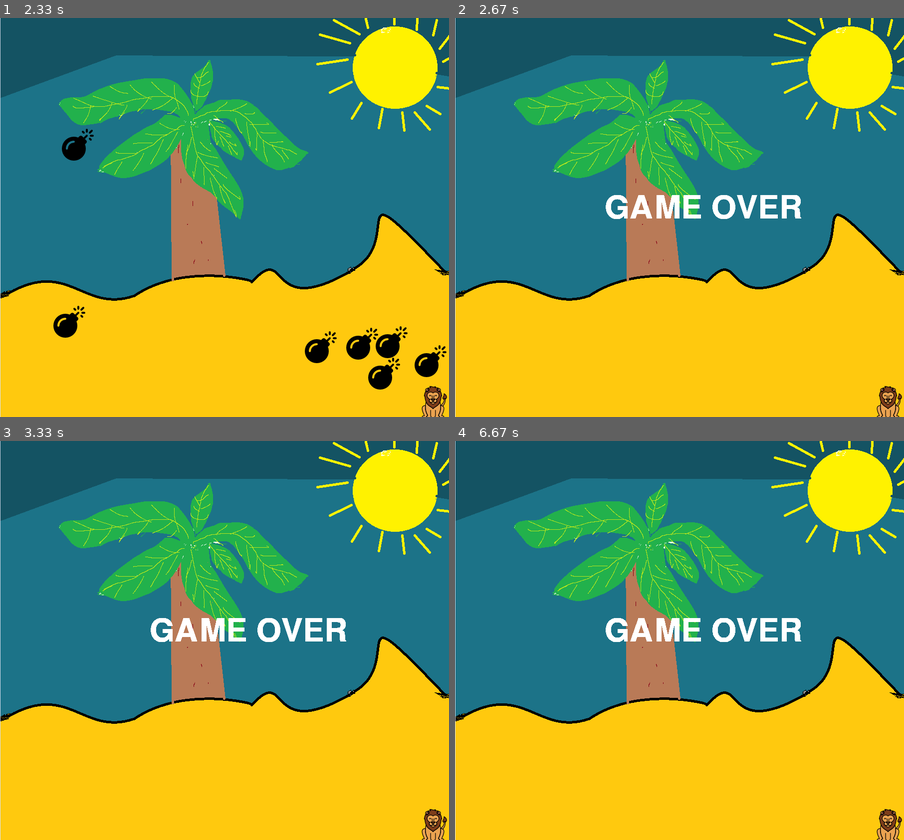
Above: before the commit, frames 1-4 (two rows, left to right).
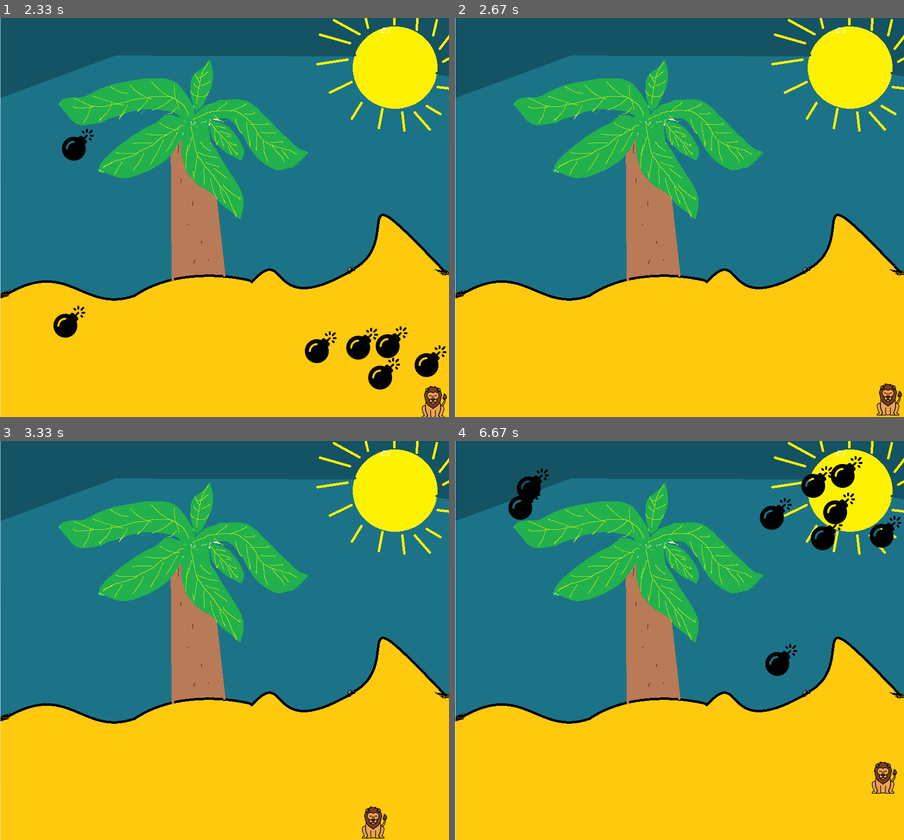
Above: after the commit, the same moments.

Repository: LiO12-user/pygame
Game: pygame game, started from main.py
Two runs of this game, one before a commit and one after it. Both use one fixed random seed, a clock stepped at 60 frames per second and the inputs below.
Inputs:
- Up to frame 1 (2.33 s): hold Right 0.33-0.8 s; hold Up 0.83-1.13 s; hold Right 1.17-1.63 s; hold Down 1.67-2.2 s; hold Down from 2.23 s (still down)
- Up to frame 2 (2.67 s): release Down at 2.53 s; tap Space at 2.57 s
- Up to frame 3 (3.33 s): hold Left 2.9-3.3 s
- Up to frame 4 (6.67 s): hold Up 3.33-3.7 s; hold Right 3.73-4.37 s; hold Down 4.4-4.77 s; hold Left 4.8-5.27 s; hold Right 5.3-5.77 s; hold Up 5.8-6.1 s; hold Right 6.13-6.6 s; hold Left from 6.63 s (still down)

Frame 1 is identical in both runs. In frame 2, 1.6% of the frame differs, in the area x 33-100%, y 44-100%; in frame 3, 2.0%; in frame 4, 4.5%, in the area x 11-100%, y 3-100%.

Commit message:
added again finc

Diff:
--- a/main.py
+++ b/main.py
@@ -42,6 +42,7 @@
 
 # font
 over_font = pygame.font.Font('freesansbold.ttf', 64)
+again_font = pygame.font.Font('freesansbold.ttf', 32)
 
 
 # initialize bombs into arrays
@@ -87,6 +88,10 @@
     over_text = over_font.render("GAME OVER", True, (255, 255, 255))
     screen.blit(over_text, (300, 350))
 
+# show a again text
+def show_game_again_text():
+    over_text = again_font.render("PRESS SPACE BUTTON", True, (255, 255, 255))
+    screen.blit(over_text, (300, 600))
 
 # make a differend get down speed
 speed = [1, 2, 4, 5, 10]
@@ -115,90 +120,107 @@
     bomb_x.append(random.randint(0, 900 - 64))
     bomb_img.append(pg.image.load('imgs/bomb.png'))
 
-# game loop
-
-n = num_of_bombs
-
-
-is_running = True
-while is_running:
-
-    # collision detection
-    for i in range(num_of_bombs):
-        if bomb_y[i] < img_pos_y and bomb_y[i] + 64 > img_pos_y and bomb_x[i] < img_pos_x and bomb_x[i] + 64 > img_pos_x or img_pos_y + 64 > bomb_y[i] and img_pos_y < bomb_y[i] + 64 and img_pos_x + 64 > bomb_x[i] and img_pos_x < bomb_x[i] + 64:
-            for j in range(num_of_bombs):
-                bomb_y[j] = -1000
-            mixer.music.stop()
-            is_running = False
-
-
-    screen.fill((0, 0, 0))
-
-    screen.blit(background_img, (0, 0))
-
-    for event in pg.event.get():
-        if event.type == pg.QUIT:
-            is_running == False
-
-        # player movement
-        if event.type == pg.KEYDOWN:
-            if event.key == pg.K_LEFT:
-                change_img_pos_x = -5
-            if event.key == pg.K_RIGHT:
-                change_img_pos_x = 5
-            if event.key == pg.K_UP:
-                change_img_pos_y = -5
-            if event.key == pg.K_DOWN:
-                change_img_pos_y = 5
-        if event.type == pg.KEYUP:
-            if event.type == pg.K_LEFT or pg.K_RIGHT:
-                change_img_pos_x = 0
-                change_img_pos_y = 0
-
-    if img_pos_x >= 836:
-        img_pos_x = 836
-
-    if img_pos_x <= 0:
-        img_pos_x = 0
-
-    if img_pos_y >= 733:
-        img_pos_y = 733
-
-    if img_pos_y <= 0:
-        img_pos_y = 0
-
-    img_pos_x += change_img_pos_x
-    img_pos_y += change_img_pos_y
-
-    # shows a lion
-    player()
-
-    # spawn a bombs
-    for i in range(num_of_bombs):
-        bomb(bomb_x, bomb_y, i)
-
-    # show bombs while not collision
-    for i in range(num_of_bombs):
-        if bomb_y[i] > 800 - 64:
-            bomb_y[i] = 0
-            bomb_x[i] = 0
-            bomb_x[i] = random.randint(0, 900 - 64)
-
-    counter += 1
-
-    if can_add:
-        if counter % 100 == 0:
-            num_of_bombs += 1
-            add_new_bomb()
-
-    if counter >= 400:
-        can_add = False
-
-    pg.display.update()
-
-
-# again
-again = False
-while again == False:
-    show_game_over_text()
-    pg.display.update()
+
+game_shut_down = False
+
+while not game_shut_down:
+    is_running = True
+    while is_running:
+
+        # collision detection
+        for i in range(num_of_bombs):
+            if bomb_y[i] < img_pos_y and bomb_y[i] + 63 > img_pos_y and bomb_x[i] < img_pos_x and bomb_x[
+                i] + 63 > img_pos_x or img_pos_y + 63 > bomb_y[i] and img_pos_y < bomb_y[i] + 63 and img_pos_x + 63 > \
+                    bomb_x[i] and img_pos_x < bomb_x[i] + 63:
+                for j in range(num_of_bombs):
+                    bomb_y[j] = -1000
+                mixer.music.stop()
+                is_running = False
+
+        screen.fill((0, 0, 0))
+
+        screen.blit(background_img, (0, 0))
+
+        for event in pg.event.get():
+            if event.type == pg.QUIT:
+                game_shut_down = True
+                is_running == False
+
+            # player movement
+            if event.type == pg.KEYDOWN:
+                if event.key == pg.K_LEFT:
+                    change_img_pos_x = -5
+                if event.key == pg.K_RIGHT:
+                    change_img_pos_x = 5
+                if event.key == pg.K_UP:
+                    change_img_pos_y = -5
+                if event.key == pg.K_DOWN:
+                    change_img_pos_y = 5
+            if event.type == pg.KEYUP:
+                if event.type == pg.K_LEFT or pg.K_RIGHT:
+                    change_img_pos_x = 0
+                    change_img_pos_y = 0
+
+        if img_pos_x >= 836:
+            img_pos_x = 836
+
+        if img_pos_x <= 0:
+            img_pos_x = 0
+
+        if img_pos_y >= 733:
+            img_pos_y = 733
+
+        if img_pos_y <= 0:
+            img_pos_y = 0
+
+
+
+        img_pos_x += change_img_pos_x
+        img_pos_y += change_img_pos_y
+
+        # shows a lion
+        player()
+
+        # spawn a bombs
+        for i in range(num_of_bombs):
+            bomb(bomb_x, bomb_y, i)
+
+        # show bombs while not collision
+        for i in range(num_of_bombs):
+            if bomb_y[i] > 800 - 64:
+                bomb_y[i] = 0
+                bomb_x[i] = 0
+                bomb_x[i] = random.randint(0, 900 - 64)
+
+        counter += 1
+
+        if can_add:
+            if counter % 100 == 0:
+                num_of_bombs += 1
+                add_new_bomb()
+
+        if counter >= 400:
+            can_add = False
+
+        pg.display.update()
+
+
+
+    # again
+    again = False
+    while again == False:
+        screen.fill((0, 0, 0))
+        show_game_over_text()
+        show_game_again_text()
+
+
+        for event in pg.event.get():
+            if event.type == pg.QUIT:
+                print('shut down')
+
+            if event.type == pg.KEYDOWN:
+                if event.key == pg.K_SPACE:
+                    is_running = True
+                    again = True
+                    mixer.music.play()
+        pg.display.update()
